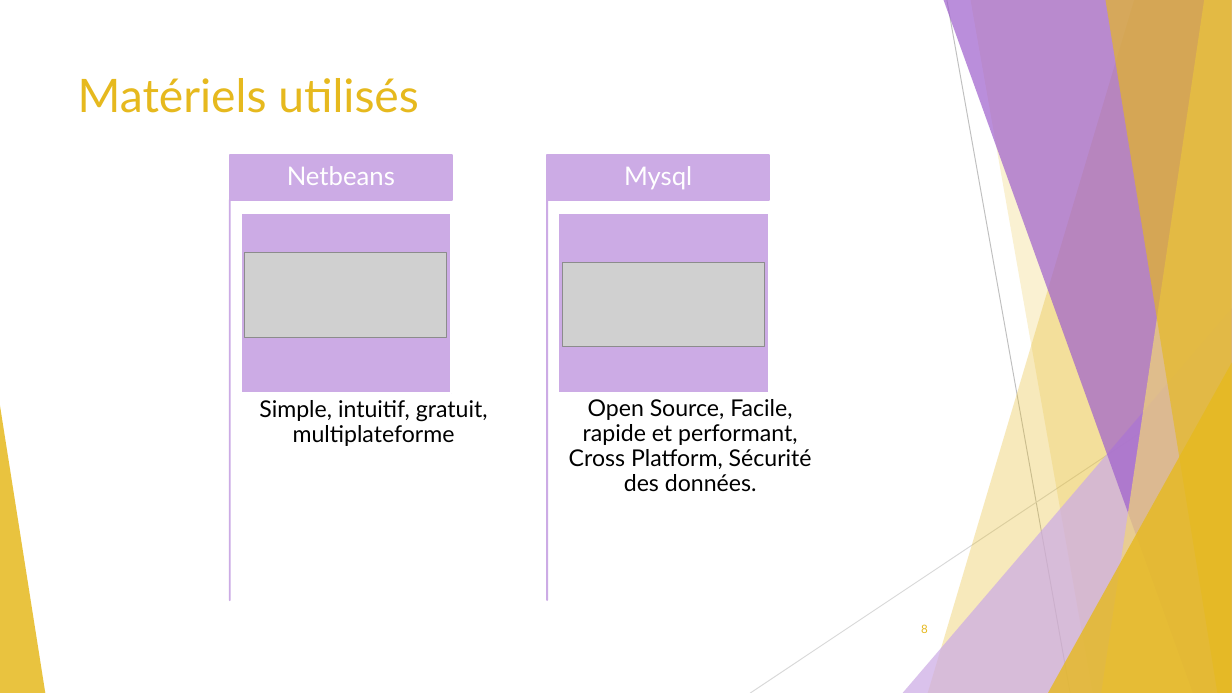
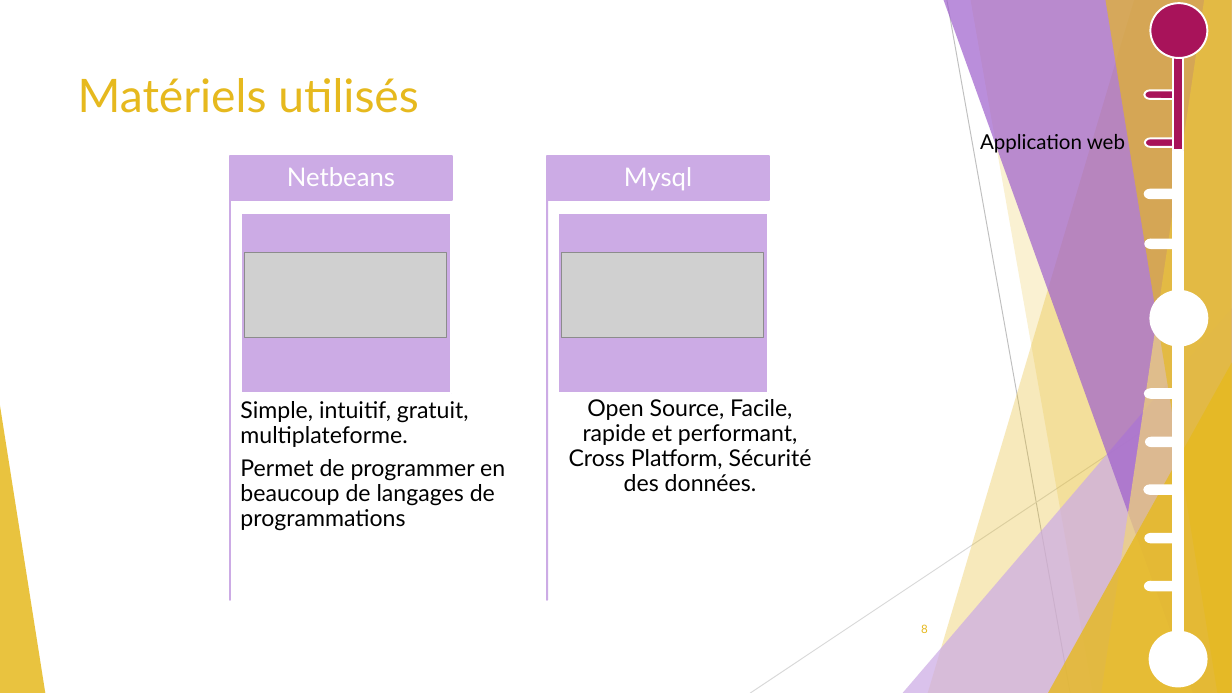
Before and after one commit to GuiguiMvn/Systeme-Escape-Game-Telethon, a slide deck: slide 8 of Cyril/Diapositives/Projet Théléton REVUE 2.pptx. Drawn at 1232x693 pixels with LibreOffice and Linux fonts; fonts in the diff are those of the drawing; grey boxes stand for pictures. Boxes give left, top, right and bottom in pixels: in the first picture for what was removed or moved away, otherwise in the second. Text is boxed around its words. In the diff, an @@ line names an element or a change of style, - is before the commit and + after.

```diff
--- a/Cyril/Diapositives/Projet Théléton REVUE 2.pptx
+++ b/Cyril/Diapositives/Projet Théléton REVUE 2.pptx
@@ ellipse added at (1151,3,1208,57), fill #A8135A, outline #FFFFFF 1.5 pt @@
@@ rectangle added at (1173,18,1183,649), fill #FFFFFF, outline #FFFFFF 1.5 pt @@
@@ rectangle added at (1173,44,1183,151), fill #A8135A, outline #FFFFFF 1.5 pt @@
@@ pill shape added at (1144,91,1180,99), fill #A8135A, outline #FFFFFF 1.5 pt @@
@@ rectangle added at (1173,102,1183,107), fill #A8135A, outline #FFFFFF 1.5 pt @@
@@ text added at (980,131,1125,154), 16 pt, text #000000 @@
+Application web
@@ pill shape added at (1145,139,1181,147), fill #A8135A, outline #FFFFFF 1.5 pt @@
@@ pill shape added at (1145,189,1181,198), fill #FFFFFF, outline #FFFFFF 1.5 pt @@
@@ pill shape added at (1145,239,1181,248), fill #FFFFFF, outline #FFFFFF 1.5 pt @@
@@ picture: place and size @@
-picture at (562,262,764,347)
+picture at (561,253,763,337)
@@ ellipse added at (1151,291,1208,346), fill #FFFFFF, outline #FFFFFF 1.5 pt @@
@@ pill shape added at (1145,389,1181,397), fill #FFFFFF, outline #FFFFFF 1.5 pt @@
@@ text at (240,401,505,531): text changed @@
-Simple, intuitif, gratuit, multiplateforme
+Simple, intuitif, gratuit, multiplateforme.
+Permet de programmer en beaucoup de langages de programmations
@@ pill shape added at (1146,438,1182,446), fill #FFFFFF, outline #FFFFFF 1.5 pt @@
@@ pill shape added at (1144,485,1180,494), fill #FFFFFF, outline #FFFFFF 1.5 pt @@
@@ pill shape added at (1145,534,1181,543), fill #FFFFFF, outline #FFFFFF 1.5 pt @@
@@ pill shape added at (1145,582,1181,591), fill #FFFFFF, outline #FFFFFF 1.5 pt @@
@@ ellipse added at (1150,632,1207,687), fill #FFFFFF, outline #FFFFFF 1.5 pt @@
```
Also in this commit, not shown: 15 other slides changed, 3 slides removed, 3 other files.
